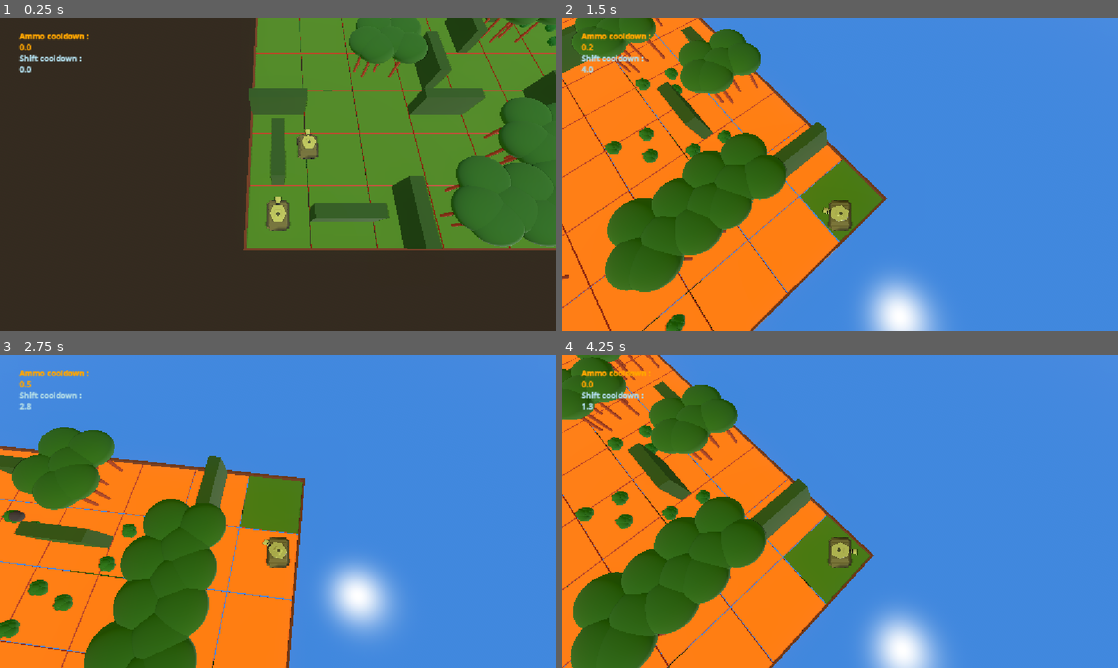
Above: before the commit, frames 1-4 (two rows, left to right).
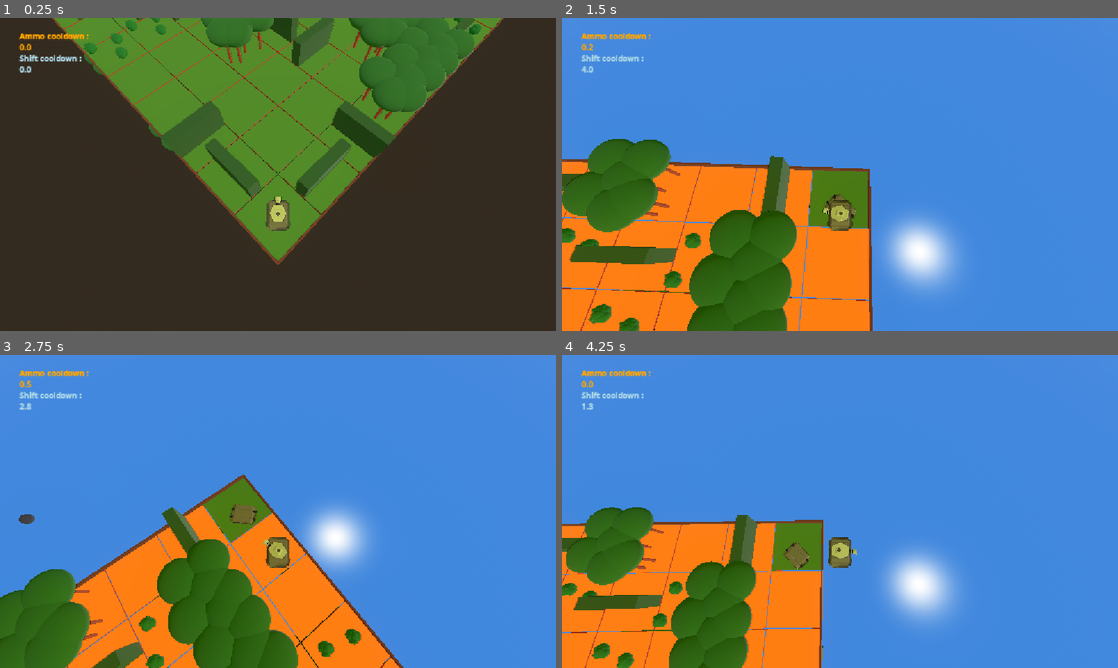
Above: after the commit, the same moments.

Repository: Grihgrix/Tank_Shift
Game: Godot game, scene res://Game scenes/Main_game_scene.tscn
Two runs of this game, one before a commit and one after it. Both use one fixed random seed, a clock stepped at 60 frames per second and the inputs below.
Inputs (mouse positions are in pixels of both pictures, inside the frame that each line leads up to):
- Up to frame 1 (0.25 s): no input
- Up to frame 2 (1.5 s): tap Enter (ui_accept) at 0.5, 0.77 s; move the mouse to (617, 55) at 0.52 s; hold Right (ui_right) 0.53-1.28 s; right-click (617, 55) at 0.6 s; click (617, 55) at 0.67 s; move the mouse to (728, 190) at 1.27 s; hold Down (ui_down) from 1.28 s (still down); click (728, 190) at 1.35 s
- Up to frame 3 (2.75 s): tap Enter (ui_accept) at 1.52 s; move the mouse to (55, 392) at 2.02 s; release Down (ui_down) at 2.03 s; hold Right (ui_right) from 2.03 s (still down); right-click (55, 392) at 2.1 s; click (55, 392) at 2.17 s
- Up to frame 4 (4.25 s): move the mouse to (812, 574) at 2.77 s; release Right (ui_right) at 2.78 s; hold Up (ui_up) 2.78-3.53 s; click (812, 574) at 2.85 s; tap Enter (ui_accept) at 3.02, 3.77 s; move the mouse to (1006, 558) at 3.52 s; hold Left (ui_left) from 3.53 s (still down); right-click (1006, 558) at 3.6 s

The runs differ from the first frame. In frame 1, 42% of the frame differs, in the area x 9-100%, y 0-79%; in frame 2, 43%, in the area x 0-72%, y 0-100%; in frame 3, 37%; in frame 4, 39%.

Commit message:
All 8 characters spawn in the  spawn zones

Diff:
--- a/Game scenes/Character scenes/character.gd
+++ b/Game scenes/Character scenes/character.gd
@@ -20,9 +20,15 @@
 
 
 
+func _ready():
 
-func _ready():
-	position.y = 0 # ensures we are on the tile level
+	# Intialize character spawn position
+	position.x = Global.characters_spawn_locations[character_id]["x"]
+	position.y = Global.characters_spawn_locations[character_id]["y"]
+	position.z = Global.characters_spawn_locations[character_id]["z"]
+
+	rotation.z = Global.characters_spawn_locations[character_id]["Rz"]
+	rotation.y = Global.characters_spawn_locations[character_id]["Ry"]
 
 
 func _physics_process(delta):
--- a/Game scenes/Main_game_scene.tscn
+++ b/Game scenes/Main_game_scene.tscn
@@ -45,7 +45,7 @@
 character_id = 1
 
 [node name="Camera3D2" type="Camera3D" parent="Player" unique_id=988657058]
-transform = Transform3D(1, 0, 0, 0, 0.34202012, 0.93969256, 0, -0.9396925, 0.34202012, 0, 20, 3)
+transform = Transform3D(1, 0, 0, 0, 0.34202, 0.9396927, 0, -0.9396927, 0.34202, 0, 20, 3)
 
 [node name="ATH_Label" type="RichTextLabel" parent="Player/Camera3D2" unique_id=1409370478]
 offset_left = 40.0
@@ -59,5 +59,29 @@
 metadata/_edit_use_anchors_ = true
 
 [node name="NPC_2" parent="." unique_id=465305077 instance=ExtResource("2_sqh5q")]
-transform = Transform3D(0.99999994, 0, 0, 0, 0.99999994, 0, 0, 0, 1, 3.1761627, 0, -7.3063965)
+transform = Transform3D(0.99999994, 0, 0, 0, 0.99999994, 0, 0, 0, 1, 18.881073, 0, -2.8225098)
 character_id = 2
+
+[node name="NPC_3" parent="." unique_id=1275291371 instance=ExtResource("2_sqh5q")]
+transform = Transform3D(0.99999994, 0, 0, 0, 0.99999994, 0, 0, 0, 1, 18.446655, 0, -16.891724)
+character_id = 3
+
+[node name="NPC_4" parent="." unique_id=812337567 instance=ExtResource("2_sqh5q")]
+transform = Transform3D(0.99999994, 0, 0, 0, 0.99999994, 0, 0, 0, 1, 1.8408813, 0, -16.891724)
+character_id = 4
+
+[node name="NPC_5" parent="." unique_id=795801486 instance=ExtResource("2_sqh5q")]
+transform = Transform3D(-0.99435914, 0.10606533, 0, -0.10606533, -0.99435914, 0, 0, 0, 1, 2.250122, 0, -1.0195313)
+character_id = 5
+
+[node name="NPC_6" parent="." unique_id=657848110 instance=ExtResource("2_sqh5q")]
+transform = Transform3D(-0.99435914, 0.10606533, 0, -0.10606533, -0.99435914, 0, 0, 0, 1, 16.053589, 0, -1.0195313)
+character_id = 6
+
+[node name="NPC_7" parent="." unique_id=257597899 instance=ExtResource("2_sqh5q")]
+transform = Transform3D(-0.99435914, 0.10606533, 0, -0.10606533, -0.99435914, 0, 0, 0, 1, 16.053589, 0, -1.0195313)
+character_id = 7
+
+[node name="NPC_8" parent="." unique_id=945942901 instance=ExtResource("2_sqh5q")]
+transform = Transform3D(-0.99435914, 0.10606533, 0, -0.10606533, -0.99435914, 0, 0, 0, 1, 16.053589, 0, -1.0195313)
+character_id = 8
--- a/Game scenes/main_game_scene.gd
+++ b/Game scenes/main_game_scene.gd
@@ -2,7 +2,14 @@
 
 @onready var player = $Player
 @onready var npc_2 = $NPC_2
-@onready var character_list:Array = [player, npc_2]
+@onready var npc_3 = $NPC_3
+@onready var npc_4 = $NPC_4
+@onready var npc_5 = $NPC_5
+@onready var npc_6 = $NPC_6
+@onready var npc_7 = $NPC_7
+@onready var npc_8 = $NPC_8
+
+@onready var character_list:Array = [player, npc_2, npc_3, npc_4, npc_5, npc_6, npc_7, npc_8]
 
 @onready var level = $Level
 @onready var Tiles_parent_group = level.get_node("Tiles_parent_group")
--- a/Global/Global.gd
+++ b/Global/Global.gd
@@ -25,6 +25,71 @@
 var corner_tile_id_4 = ((terrain_dimension.x - 1) * 10000) + terrain_dimension.y - 1
 var plain_proba:float = 1.0 / 3.0
 
+# Spawn locations and conditions for each character (upt to 8)
+# location X,Y,Z, Rotation Z
+var characters_spawn_locations:Dictionary = {
+	1:{
+		"x": 0   # Loc X
+		, "y": 0 # Loc Y
+		, "z": 0 # Loc Z
+		, "Ry": - PI/4 # Rot Y
+		, "Rz": 0 # Rot Z
+		}
+	, 2:{
+		"x": (terrain_dimension.x - 1) * (terrain_tile_size + space_between_tiles)
+		, "y": 0
+		, "z": 0
+		, "Ry": PI/4
+		, "Rz": 0
+		}
+	, 3:{
+		"x": (terrain_dimension.x - 1) * (terrain_tile_size + space_between_tiles)
+		, "y": 0
+		, "z": - (terrain_dimension.y - 1) * (terrain_tile_size + space_between_tiles)
+		, "Ry": 3 * PI / 4
+		, "Rz": 0
+		}
+	, 4:{
+		"x": 0
+		, "y": 0
+		, "z": - (terrain_dimension.y - 1) * (terrain_tile_size + space_between_tiles)
+		, "Ry": - 3 * PI / 4
+		, "Rz": 0
+		}
+	, 5:{
+		"x": 0
+		, "y": 0
+		, "z": 0
+		, "Ry": - PI / 4
+		, "Rz": PI
+		}
+	, 6:{
+		"x": (terrain_dimension.x - 1) * (terrain_tile_size + space_between_tiles)
+		, "y": 0
+		, "z": 0
+		, "Ry": PI/4
+		, "Rz": PI
+		}
+	, 7:{
+		"x": (terrain_dimension.x - 1) * (terrain_tile_size + space_between_tiles)
+		, "y": 0
+		, "z": - (terrain_dimension.y - 1) * (terrain_tile_size + space_between_tiles)
+		, "Ry": 3 * PI / 4
+		, "Rz": PI
+		}
+	, 8:{
+		"x": 0
+		, "y": 0
+		, "z": - (terrain_dimension.y - 1) * (terrain_tile_size + space_between_tiles)
+		, "Ry": - 3 * PI / 4
+		, "Rz": PI
+		}
+	}
+
+# terrain_tile.position.x = terrain_dimension.x * (terrain_tile_size + space_between_tiles)
+# terrain_tile.position.y = 0
+# terrain_tile.position.z = -terrain_dimension.y * (terrain_tile_size + space_between_tiles)
+
 
 # Bonuses
 var shoot_cooldown:int = 1
